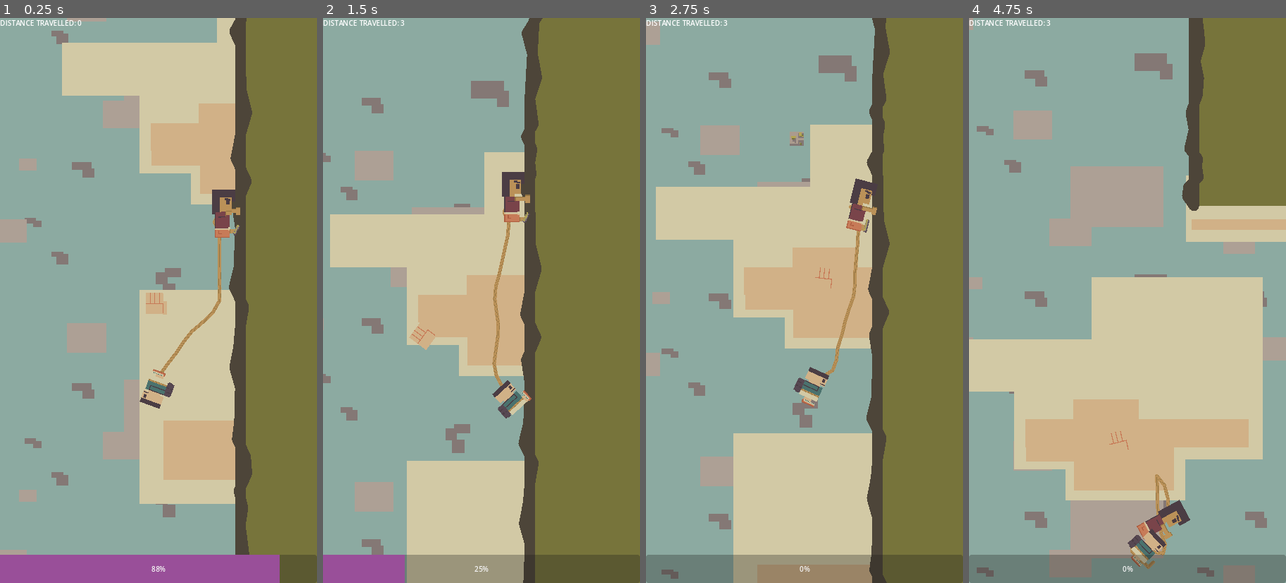
Above: before the commit, frames 1-4 (left to right).
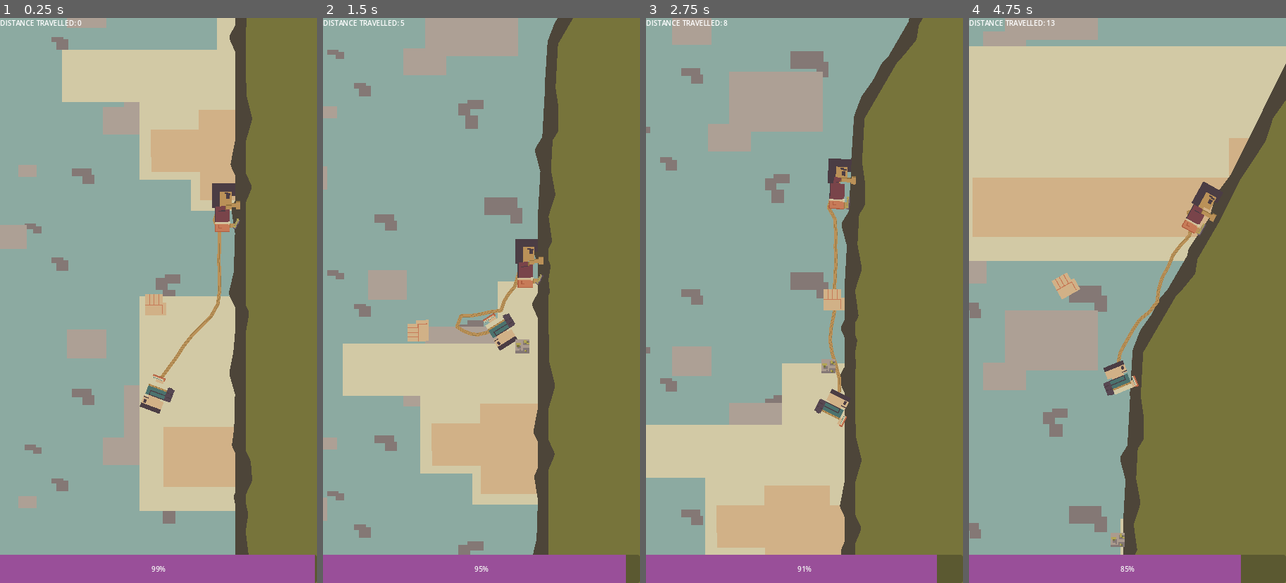
Above: after the commit, the same moments.

Repository: Birdboys/fitToScale
Game: Godot game, scene res://scenes/endless_level_scene.tscn
The game is run twice, just before and just after one commit, with the same random seed, the same clock (stepped at 60 frames per second) and the same inputs.
Inputs (mouse positions are in pixels of both pictures, inside the frame that each line leads up to):
- Up to frame 1 (0.25 s): no input
- Up to frame 2 (1.5 s): move the mouse to (551, 272) at 0.52 s; click (551, 272) at 0.6 s; move the mouse to (418, 328) at 1.27 s; tap P (test) at 1.35 s; click (418, 328) at 1.42 s
- Up to frame 3 (2.75 s): move the mouse to (836, 176) at 2.02 s; click (836, 176) at 2.1 s
- Up to frame 4 (4.75 s): move the mouse to (1111, 413) at 2.77 s; tap P (test) at 2.85, 4.35 s; click (1111, 413) at 2.92 s; move the mouse to (1222, 385) at 3.52 s; click (1222, 385) at 3.6 s; move the mouse to (1032, 215) at 4.27 s; click (1032, 215) at 4.42 s

The runs differ from the first frame. In frame 1, 7.3% of the frame differs, in the area x 0-100%, y 0-100%; in frame 2, 45%; in frame 3, 46%; in frame 4, 86%.

Commit message:
particles and rock spawn changes

Diff:
--- a/scenes/climber.tscn
+++ b/scenes/climber.tscn
@@ -22,6 +22,8 @@
 [ext_resource type="Texture2D" uid="uid://c7jgrbsnfj0ts" path="res://assets/sprites/climber/climber_dyno_2.png" id="20_v5kkx"]
 [ext_resource type="Texture2D" uid="uid://dx5r8uh2a78ox" path="res://assets/sprites/climber/climber_dyno_3.png" id="21_dgfbs"]
 [ext_resource type="Texture2D" uid="uid://eylm8pljhpc6" path="res://assets/sprites/climber/climber_dyno_4.png" id="22_hx8wj"]
+[ext_resource type="Texture2D" uid="uid://cgcb0xi6ghurn" path="res://assets/rage_particle.png" id="23_ukphp"]
+[ext_resource type="Texture2D" uid="uid://bya3uvsegpxdg" path="res://assets/rock.png" id="24_2bhsa"]
 
 [sub_resource type="CapsuleShape2D" id="CapsuleShape2D_c2jb4"]
 radius = 29.0
@@ -30,6 +32,71 @@
 [sub_resource type="CapsuleShape2D" id="CapsuleShape2D_vj8dt"]
 radius = 48.0
 height = 156.0
+
+[sub_resource type="Animation" id="Animation_1jerc"]
+length = 0.001
+tracks/0/type = "value"
+tracks/0/imported = false
+tracks/0/enabled = true
+tracks/0/path = NodePath("climberSprite:texture")
+tracks/0/interp = 1
+tracks/0/loop_wrap = true
+tracks/0/keys = {
+"times": PackedFloat32Array(0),
+"transitions": PackedFloat32Array(1),
+"update": 1,
+"values": [ExtResource("12_cbcfc")]
+}
+
+[sub_resource type="Animation" id="Animation_ygk8a"]
+resource_name = "dyno"
+step = 0.05
+tracks/0/type = "value"
+tracks/0/imported = false
+tracks/0/enabled = true
+tracks/0/path = NodePath("climberSprite:texture")
+tracks/0/interp = 1
+tracks/0/loop_wrap = true
+tracks/0/keys = {
+"times": PackedFloat32Array(0, 0.1, 0.2, 0.55),
+"transitions": PackedFloat32Array(1, 1, 1, 1),
+"update": 1,
+"values": [ExtResource("19_xenrh"), ExtResource("20_v5kkx"), ExtResource("21_dgfbs"), ExtResource("22_hx8wj")]
+}
+
+[sub_resource type="Animation" id="Animation_mo7im"]
+resource_name = "fell_off"
+length = 0.1
+tracks/0/type = "value"
+tracks/0/imported = false
+tracks/0/enabled = true
+tracks/0/path = NodePath("climberSprite:texture")
+tracks/0/interp = 1
+tracks/0/loop_wrap = true
+tracks/0/keys = {
+"times": PackedFloat32Array(0),
+"transitions": PackedFloat32Array(1),
+"update": 1,
+"values": [ExtResource("12_cbcfc")]
+}
+
+[sub_resource type="Animation" id="Animation_denkf"]
+resource_name = "ladder_climb"
+length = 0.8
+loop_mode = 1
+step = 0.1
+tracks/0/type = "value"
+tracks/0/imported = false
+tracks/0/enabled = true
+tracks/0/path = NodePath("climberSprite:texture")
+tracks/0/interp = 1
+tracks/0/loop_wrap = true
+tracks/0/keys = {
+"times": PackedFloat32Array(0, 0.1, 0.2, 0.3, 0.4, 0.5, 0.6, 0.7),
+"transitions": PackedFloat32Array(1, 1, 1, 1, 1, 1, 1, 1),
+"update": 1,
+"values": [ExtResource("12_cbcfc"), ExtResource("13_s45b2"), ExtResource("14_t20l2"), ExtResource("15_33p2n"), ExtResource("16_ln0kq"), ExtResource("17_bgdtg"), ExtResource("18_3guck"), ExtResource("19_p11b7")]
+}
 
 [sub_resource type="Animation" id="Animation_87iq7"]
 resource_name = "monkey_bar"
@@ -47,71 +114,6 @@
 "transitions": PackedFloat32Array(1, 1, 1, 1, 1, 1, 1, 1),
 "update": 1,
 "values": [ExtResource("4_k50rw"), ExtResource("5_l2iud"), ExtResource("6_raav4"), ExtResource("7_5p2no"), ExtResource("8_vbvdb"), ExtResource("9_e4r60"), ExtResource("10_gyqgr"), ExtResource("11_4gj0x")]
-}
-
-[sub_resource type="Animation" id="Animation_1jerc"]
-length = 0.001
-tracks/0/type = "value"
-tracks/0/imported = false
-tracks/0/enabled = true
-tracks/0/path = NodePath("climberSprite:texture")
-tracks/0/interp = 1
-tracks/0/loop_wrap = true
-tracks/0/keys = {
-"times": PackedFloat32Array(0),
-"transitions": PackedFloat32Array(1),
-"update": 1,
-"values": [ExtResource("12_cbcfc")]
-}
-
-[sub_resource type="Animation" id="Animation_denkf"]
-resource_name = "ladder_climb"
-length = 0.8
-loop_mode = 1
-step = 0.1
-tracks/0/type = "value"
-tracks/0/imported = false
-tracks/0/enabled = true
-tracks/0/path = NodePath("climberSprite:texture")
-tracks/0/interp = 1
-tracks/0/loop_wrap = true
-tracks/0/keys = {
-"times": PackedFloat32Array(0, 0.1, 0.2, 0.3, 0.4, 0.5, 0.6, 0.7),
-"transitions": PackedFloat32Array(1, 1, 1, 1, 1, 1, 1, 1),
-"update": 1,
-"values": [ExtResource("12_cbcfc"), ExtResource("13_s45b2"), ExtResource("14_t20l2"), ExtResource("15_33p2n"), ExtResource("16_ln0kq"), ExtResource("17_bgdtg"), ExtResource("18_3guck"), ExtResource("19_p11b7")]
-}
-
-[sub_resource type="Animation" id="Animation_ygk8a"]
-resource_name = "dyno"
-step = 0.05
-tracks/0/type = "value"
-tracks/0/imported = false
-tracks/0/enabled = true
-tracks/0/path = NodePath("climberSprite:texture")
-tracks/0/interp = 1
-tracks/0/loop_wrap = true
-tracks/0/keys = {
-"times": PackedFloat32Array(0, 0.1, 0.2, 0.55),
-"transitions": PackedFloat32Array(1, 1, 1, 1),
-"update": 1,
-"values": [ExtResource("19_xenrh"), ExtResource("20_v5kkx"), ExtResource("21_dgfbs"), ExtResource("22_hx8wj")]
-}
-
-[sub_resource type="Animation" id="Animation_mo7im"]
-resource_name = "fell_off"
-length = 0.1
-tracks/0/type = "value"
-tracks/0/imported = false
-tracks/0/enabled = true
-tracks/0/path = NodePath("climberSprite:texture")
-tracks/0/interp = 1
-tracks/0/loop_wrap = true
-tracks/0/keys = {
-"times": PackedFloat32Array(0),
-"transitions": PackedFloat32Array(1),
-"update": 1,
-"values": [ExtResource("12_cbcfc")]
 }
 
 [sub_resource type="AnimationLibrary" id="AnimationLibrary_lpvlp"]
@@ -131,6 +133,55 @@
 "RESET": SubResource("Animation_3v7de")
 }
 
+[sub_resource type="CanvasItemMaterial" id="CanvasItemMaterial_12pxb"]
+particles_animation = true
+particles_anim_h_frames = 3
+particles_anim_v_frames = 4
+particles_anim_loop = false
+
+[sub_resource type="Curve" id="Curve_qilod"]
+_data = [Vector2(0, 0), 0.0, 0.0, 0, 0, Vector2(0.247232, 1), 0.0, 0.0, 0, 0, Vector2(0.516605, 0), 0.0, 0.0, 0, 0]
+point_count = 3
+
+[sub_resource type="CurveTexture" id="CurveTexture_a2u2e"]
+curve = SubResource("Curve_qilod")
+
+[sub_resource type="ParticleProcessMaterial" id="ParticleProcessMaterial_qbek0"]
+particle_flag_disable_z = true
+emission_shape = 1
+emission_sphere_radius = 150.0
+gravity = Vector3(0, 0, 0)
+scale_min = 0.4
+scale_max = 2.0
+scale_curve = SubResource("CurveTexture_a2u2e")
+anim_speed_min = 2.5
+anim_speed_max = 3.0
+
+[sub_resource type="Curve" id="Curve_14ali"]
+_data = [Vector2(0, 0), 0.0, 0.0, 0, 0, Vector2(0.107011, 1), 0.0, 0.0, 0, 0, Vector2(1, 0), 0.0, 0.0, 0, 0]
+point_count = 3
+
+[sub_resource type="CurveTexture" id="CurveTexture_x6cae"]
+curve = SubResource("Curve_14ali")
+
+[sub_resource type="ParticleProcessMaterial" id="ParticleProcessMaterial_ajsq0"]
+particle_flag_disable_z = true
+angle_min = -720.0
+angle_max = 720.0
+inherit_velocity_ratio = 0.505
+spread = 180.0
+initial_velocity_min = 198.7
+initial_velocity_max = 394.13
+angular_velocity_min = -323.65
+angular_velocity_max = 333.03
+gravity = Vector3(0, 2000, 0)
+scale_min = 0.1
+scale_max = 0.4
+scale_curve = SubResource("CurveTexture_x6cae")
+collision_mode = 1
+collision_friction = 0.15
+collision_bounce = 0.5
+
 [node name="climber" type="RigidBody2D"]
 collision_layer = 2
 collision_mask = 16
@@ -166,3 +217,22 @@
 libraries = {
 "": SubResource("AnimationLibrary_8eagg")
 }
+
+[node name="rageParticles" type="GPUParticles2D" parent="."]
+material = SubResource("CanvasItemMaterial_12pxb")
+position = Vector2(0, 42)
+emitting = false
+amount = 40
+process_material = SubResource("ParticleProcessMaterial_qbek0")
+texture = ExtResource("23_ukphp")
+lifetime = 1.5
+one_shot = true
+
+[node name="rockParticles" type="GPUParticles2D" parent="."]
+emitting = false
+amount = 6
+process_material = SubResource("ParticleProcessMaterial_ajsq0")
+texture = ExtResource("24_2bhsa")
+lifetime = 0.5
+one_shot = true
+explosiveness = 1.0
--- a/scripts/climber.gd
+++ b/scripts/climber.gd
@@ -7,14 +7,14 @@
 @onready var colShape := $colShape
 @onready var current_phase := "idle"
 @onready var anger_val := 100.0
-@onready var anger_loss_rate := 50.0
+@onready var anger_loss_rate := 3
 @onready var distance_travelled := 0.0
 
 @export var climb_speed := 250.0
 @export var climbFollower : PathFollow2D
 @export var climbPath : Path2D
 @export var climb_curve : Curve
-@export var speed_mult := 1.0
+@export var speed_mult := 1.75
 @export var rope_starting_length := 10
 
 signal finished_path
@@ -62,6 +62,7 @@
 	hit_tween.tween_property(climberSprite, "self_modulate", Color.WHITE, 0.5)
 	anger_val += 20
 	anger_val = clamp(anger_val, 0, 100)
+	$rageParticles.emitting = true
 
 func initializeRope():
 	rope.initialize(rope_starting_length)
@@ -76,7 +77,7 @@
 	#print("PREV %S, NEW %s" % rotation new_rot)
 	#if new_rot >= 2*PI: new_rot -= 2*PI
 	var rotate_tween = get_tree().create_tween()
-	rotate_tween.tween_property(self, "rotation", new_rot, 1.0)
+	rotate_tween.tween_property(self, "rotation", new_rot, 1.0 / (anger_val/50))
 	await rotate_tween.finished
 	return
 
--- a/scripts/endless_level_scene.gd
+++ b/scripts/endless_level_scene.gd
@@ -10,6 +10,7 @@
 @onready var groundPoly := $groundPolygon
 @onready var mountainHandler := $mountainHandler
 @onready var climber := $climber
+@onready var rockParticles := $climber/rockParticles
 @onready var player := $player
 @onready var progressLabel := $UI/Label
 @onready var angerMeter := $UI/angerMeter
@@ -70,12 +71,15 @@
 
 func spawnRock():
 	var rock_normal = (prev_rot + current_path.angle)/2.0 - PI/2.0
-	var rock_force = Vector2.UP.rotated(rock_normal + PI/4.0 + randf_range(-PI/8.0, PI/8.0)) * randf_range(500, 700)
+	var rock_force = Vector2(0,200)#Vector2.UP.rotated(rock_normal + PI/4.0 + randf_range(-PI/8.0, PI/8.0)) * randf_range(500, 700)
 	var rock_pos = climber.global_position + Vector2.UP.rotated(rock_normal) * 48
 	var new_rock = rock.instantiate()
-	rocks.add_child(new_rock)
-	new_rock.global_position = rock_pos
-	new_rock.fall(rock_force)
+	if randf() <= .6:
+		# play rock sound
+		rockParticles.emitting = true
+		rocks.add_child(new_rock)
+		new_rock.global_position = rock_pos
+		new_rock.fall(rock_force)
 
 func handleParallax():
 	cloudBG1.material.set_shader_parameter("cam_pos", camArm.global_position)
Binary file added: assets/rage_particle.png
Not shown, added: assets/rage_particle.png.import
Binary file added: assets/rock.png
Not shown, added: assets/rock.png.import
Not shown: 1 places in scenes/climber.tscn that only renumber resources
Binary file added: scenes/rage_gif.gif
